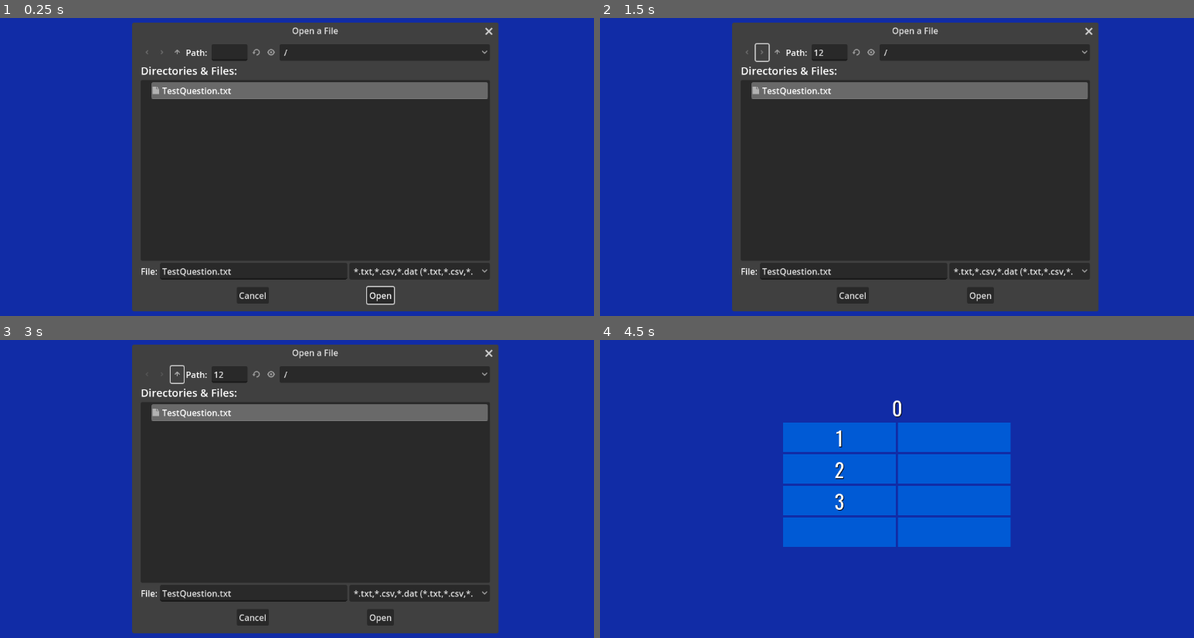
Above: before the commit, frames 1-4 (two rows, left to right).
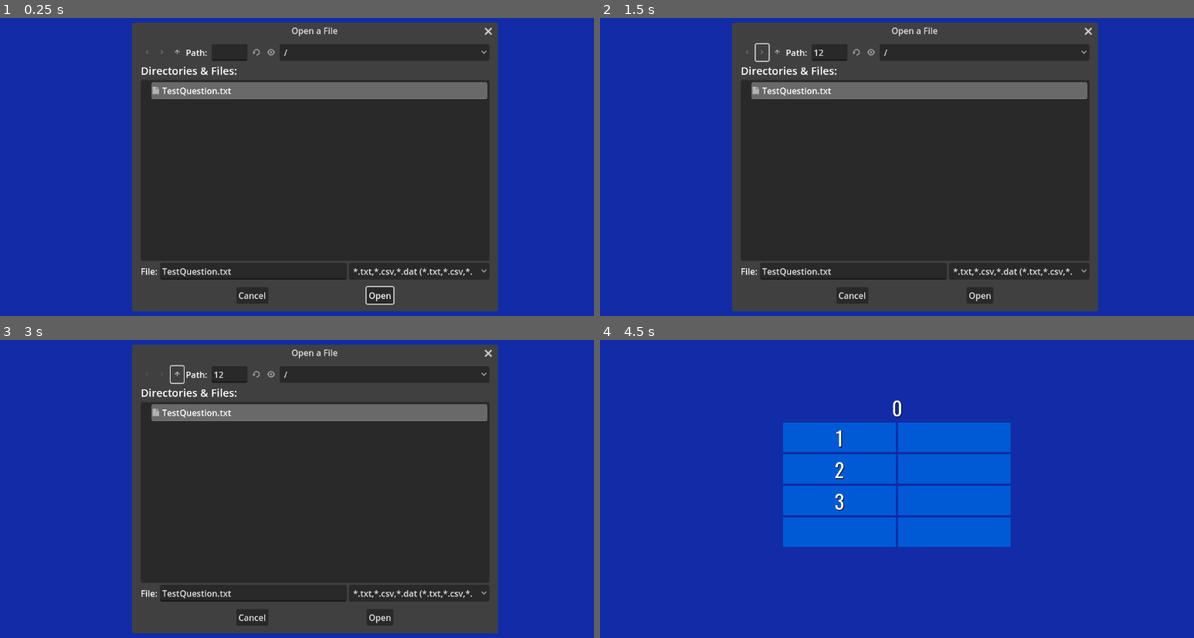
Above: after the commit, the same moments.

Repository: Javachup/godot-prototypes
Game: Godot game, scene res://root.tscn
The game is run twice, just before and just after one commit, with the same random seed, the same clock (stepped at 60 frames per second) and the same inputs.
Inputs (mouse positions are in pixels of both pictures, inside the frame that each line leads up to):
- Up to frame 1 (0.25 s): no input
- Up to frame 2 (1.5 s): click (831, 53) at 0.52 s; type "12" at 0.6 s; click (760, 53) at 1.25 s
- Up to frame 3 (3 s): click (160, 375) at 2 s; click (178, 375) at 2.75 s
- Up to frame 4 (4.5 s): click (778, 375) at 3.5 s; click "Open" at 4.25 s

The runs differ from the first frame. In frame 1, 0.6% of the frame differs, in the area x 40-85%, y 1-99%; in frame 2, 0.5%; in frame 3, 0.5%; in frame 4, nothing differs.

Commit message:
adds sound to wrong

Diff:
--- a/FamilyFeud/AnswerManager/answer_manager.tscn
+++ b/FamilyFeud/AnswerManager/answer_manager.tscn
@@ -133,7 +133,6 @@
 title = "Open a File"
 initial_position = 1
 size = Vector2i(600, 500)
-always_on_top = true
 ok_button_text = "Open"
 dialog_hide_on_ok = true
 file_mode = 0
--- a/FamilyFeud/Wrongs/wrongs.gd
+++ b/FamilyFeud/Wrongs/wrongs.gd
@@ -2,6 +2,7 @@
 extends Control
 
 @export var wrongs: Array[Wrong]
+@onready var buzzer = %Buzzer
 
 func _unhandled_input(event):
 	if   event.is_action_pressed("Wrong1"): show_wrong(1)
@@ -17,3 +18,5 @@
 
 	for i in num:
 		wrongs[i].make_visible()
+
+	buzzer.play()
--- a/FamilyFeud/Wrongs/wrongs.tscn
+++ b/FamilyFeud/Wrongs/wrongs.tscn
@@ -1,7 +1,8 @@
-[gd_scene load_steps=3 format=3 uid="uid://c6aastqpgo2mj"]
+[gd_scene load_steps=4 format=3 uid="uid://c6aastqpgo2mj"]
 
 [ext_resource type="Script" path="res://Wrongs/wrongs.gd" id="1_of2sm"]
 [ext_resource type="PackedScene" uid="uid://jabpahpylwer" path="res://Wrongs/wrong.tscn" id="1_quywf"]
+[ext_resource type="AudioStream" uid="uid://b3tam3ltb5ocx" path="res://Assets/Sounds/Buzzer.mp3" id="3_7m7ua"]
 
 [node name="Wrongs" type="Control" node_paths=PackedStringArray("wrongs")]
 layout_mode = 3
@@ -38,3 +39,7 @@
 [node name="Wrong3" parent="HBoxContainer" instance=ExtResource("1_quywf")]
 visible = false
 layout_mode = 2
+
+[node name="Buzzer" type="AudioStreamPlayer" parent="."]
+unique_name_in_owner = true
+stream = ExtResource("3_7m7ua")
Not shown, added: FamilyFeud/Assets/Sounds/Buzzer.mp3.import
Not shown, added: FamilyFeud/Assets/Sounds/Buzzer.mp3
